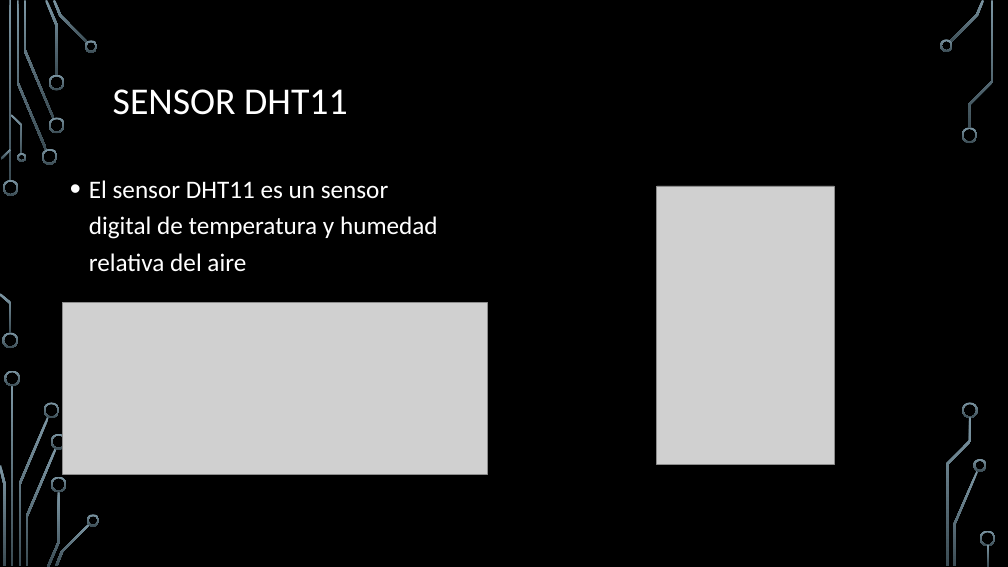
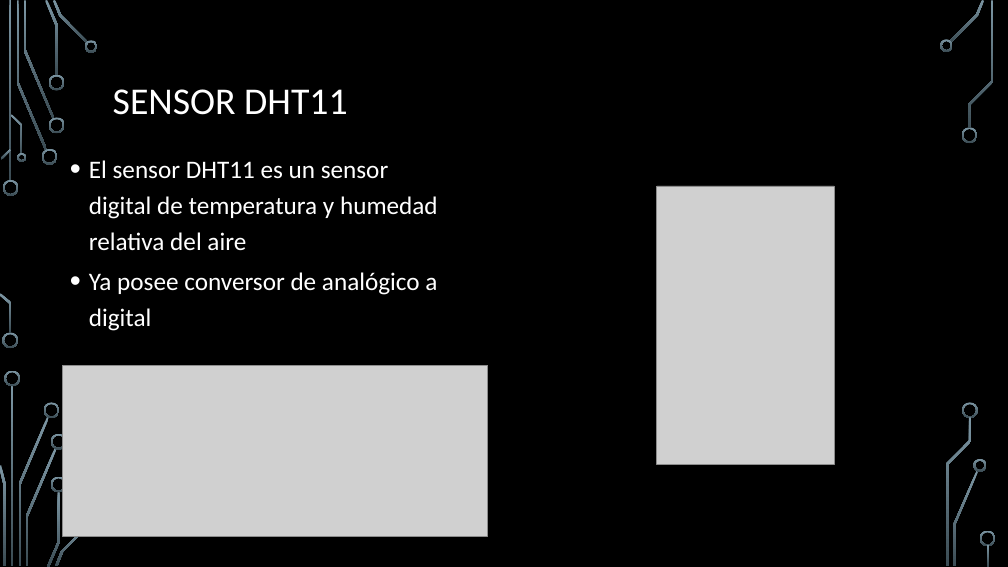
Before and after one commit to aalejoz25/Proyecto_Final_Redes2, a slide deck: slide 3 of documentos/Presentacion.pptx. Drawn at 1008x567 pixels with LibreOffice and Linux fonts; fonts in the diff are those of the drawing; grey boxes stand for pictures; background and template pictures are left out. Boxes give left, top, right and bottom in pixels: in the first picture for what was removed or moved away, otherwise in the second. Text is boxed around its words. In the diff, an @@ line names an element or a change of style, - is before the commit and + after.

```diff
--- a/documentos/Presentacion.pptx
+++ b/documentos/Presentacion.pptx
@@ text "El sensor DHT11 es un ..." moved from (x1=89, y1=180, x2=438, y2=271) to (x1=89, y1=160, x2=438, y2=250) @@
@@ text added at (x1=89, y1=272, x2=437, y2=331), 24 pt, text #FFFFFF @@
+• Ya posee conversor de analógico a digital
@@ picture moved from (x1=63, y1=303, x2=488, y2=475) to (x1=63, y1=365, x2=488, y2=537) @@
@@ freeform shape removed at (x1=87, y1=514, x2=100, y2=526) @@
```
Also in this commit, not shown: 1 other slide changed, 1 other file.
